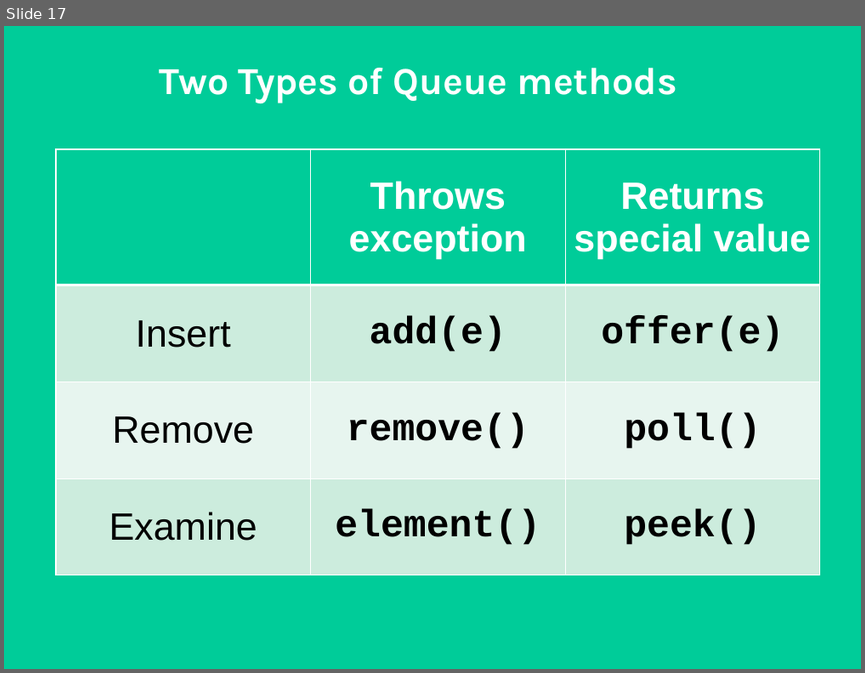
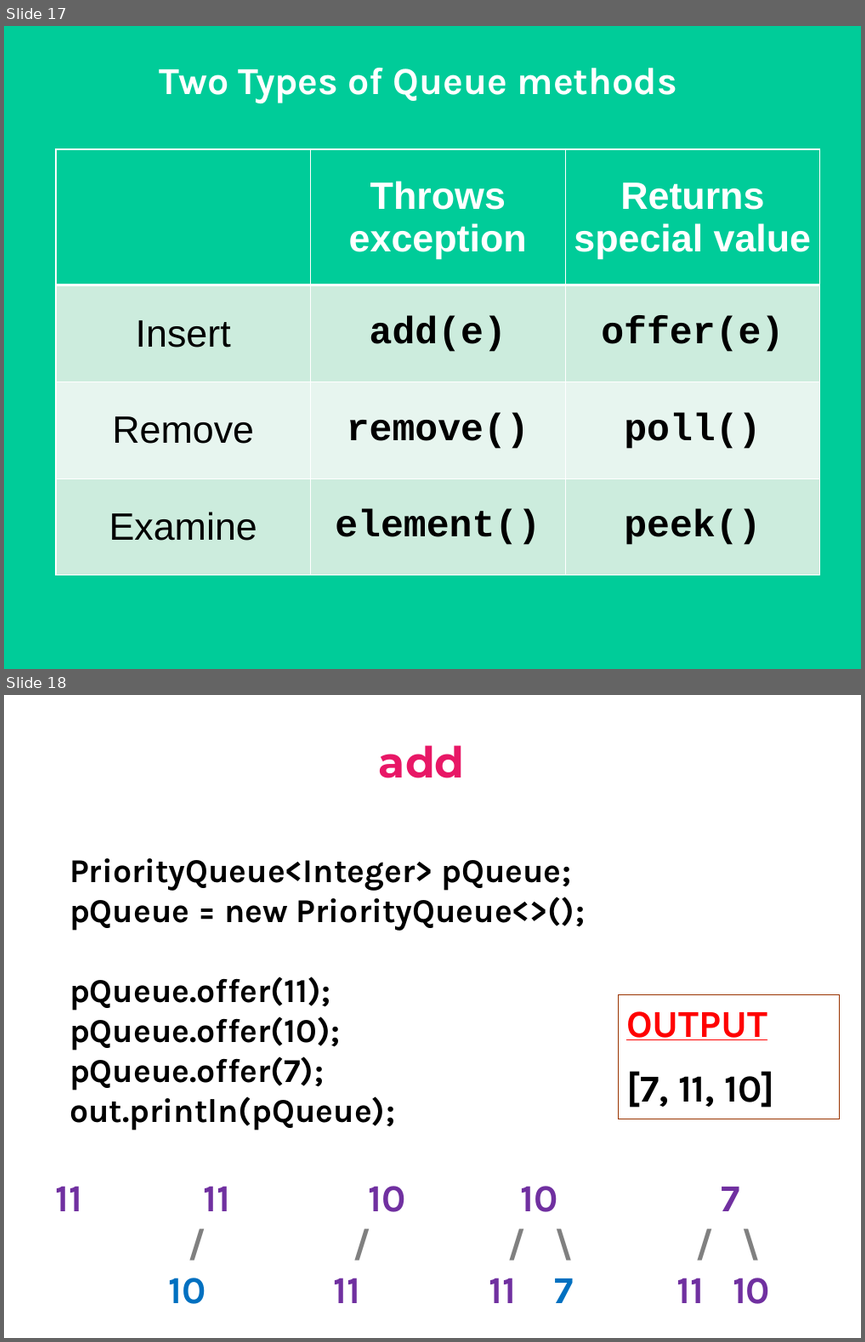
Before and after one commit to Cy-FairCS/cs3, a slide deck: u08d_pQueues/notes/_a.priorityQueues.pptx. Shown one above the other, each under a label of ours: slide 17 before the commit, slides 17 and 18 after it. The pictures are 865x673 and 865x1342 pixels, drawn with LibreOffice and Linux fonts; fonts in the diff are those of the drawing. Boxes give left, top, right and bottom in pixels: in the first picture for what was removed or moved away, otherwise in the second. Text is boxed around its words. In the diff, an @@ line names an element or a change of style, - is before the commit and + after.

```diff
--- a/u08d_pQueues/notes/_a.priorityQueues.pptx
+++ b/u08d_pQueues/notes/_a.priorityQueues.pptx
@@ slide 18 added at (4,695,861,1338), background #FFFFFF @@
@@ title added at (379,745,465,778), 36 pt, text gradient #A603AB to #E81766 to #EE3F17 to #FFFF00 to #1A8D48 to #0819FB, bold @@
+add
@@ text added at (69,858,585,1130), 28 pt, text #000000, bold @@
+PriorityQueue<Integer> pQueue;
+pQueue = new PriorityQueue<>();
+pQueue.offer(11);
+pQueue.offer(10);
+pQueue.offer(7);
+out.println(pQueue);
@@ rectangle added at (619,995,840,1119), outline #993300 1 pt, 32 pt, text #000000, bold @@
+OUTPUT
+[7, 11, 10]
@@ group added at (55,1185,770,1304): 5 texts @@
+11
+10
+/ \
+11 7
+10
+/
+11
+11
+/
+10
+7
+/ \
+11 10
```
Also in this commit, not shown: 3 slides changed, 2 other slides added, 4 other files.
